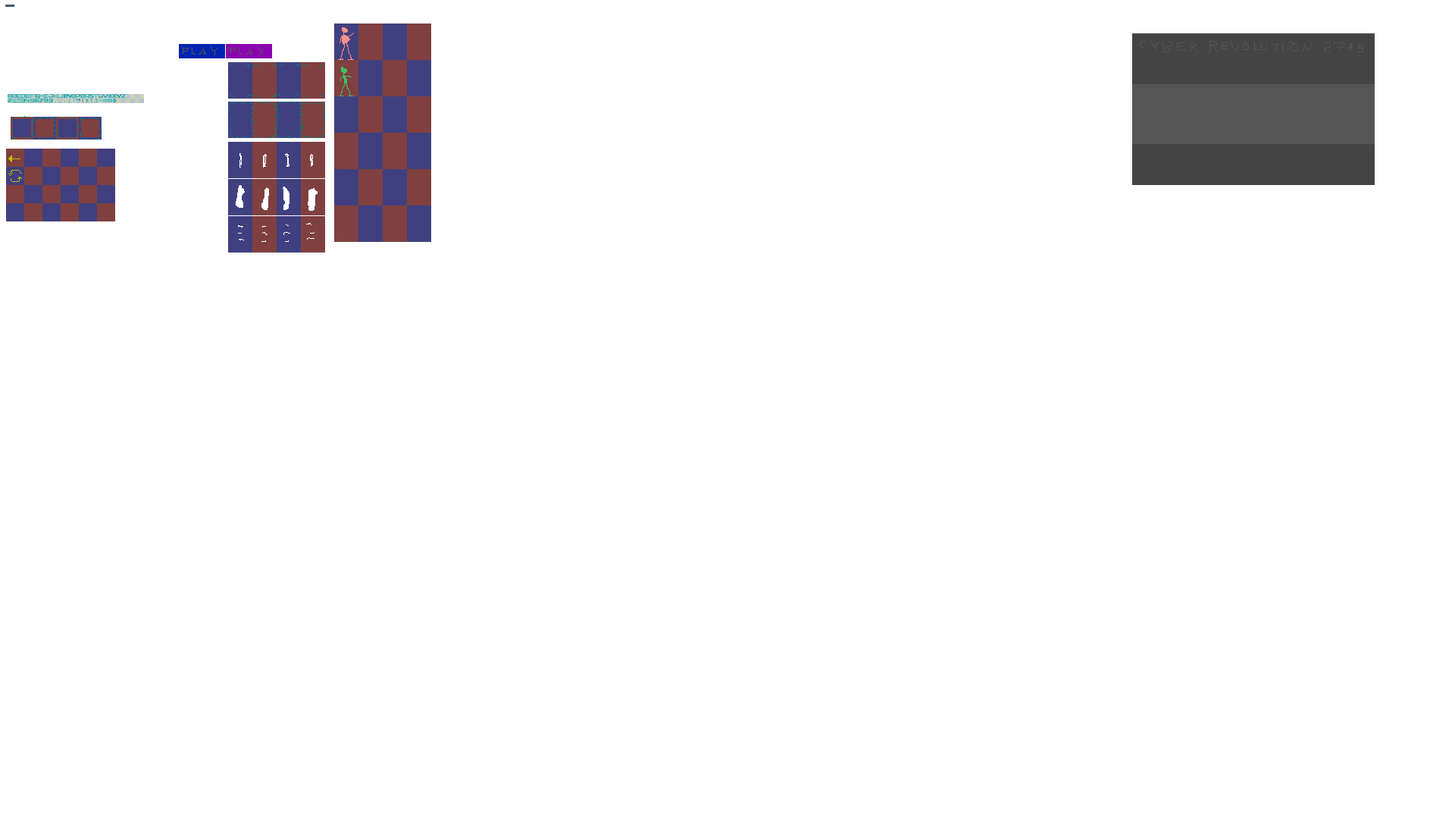
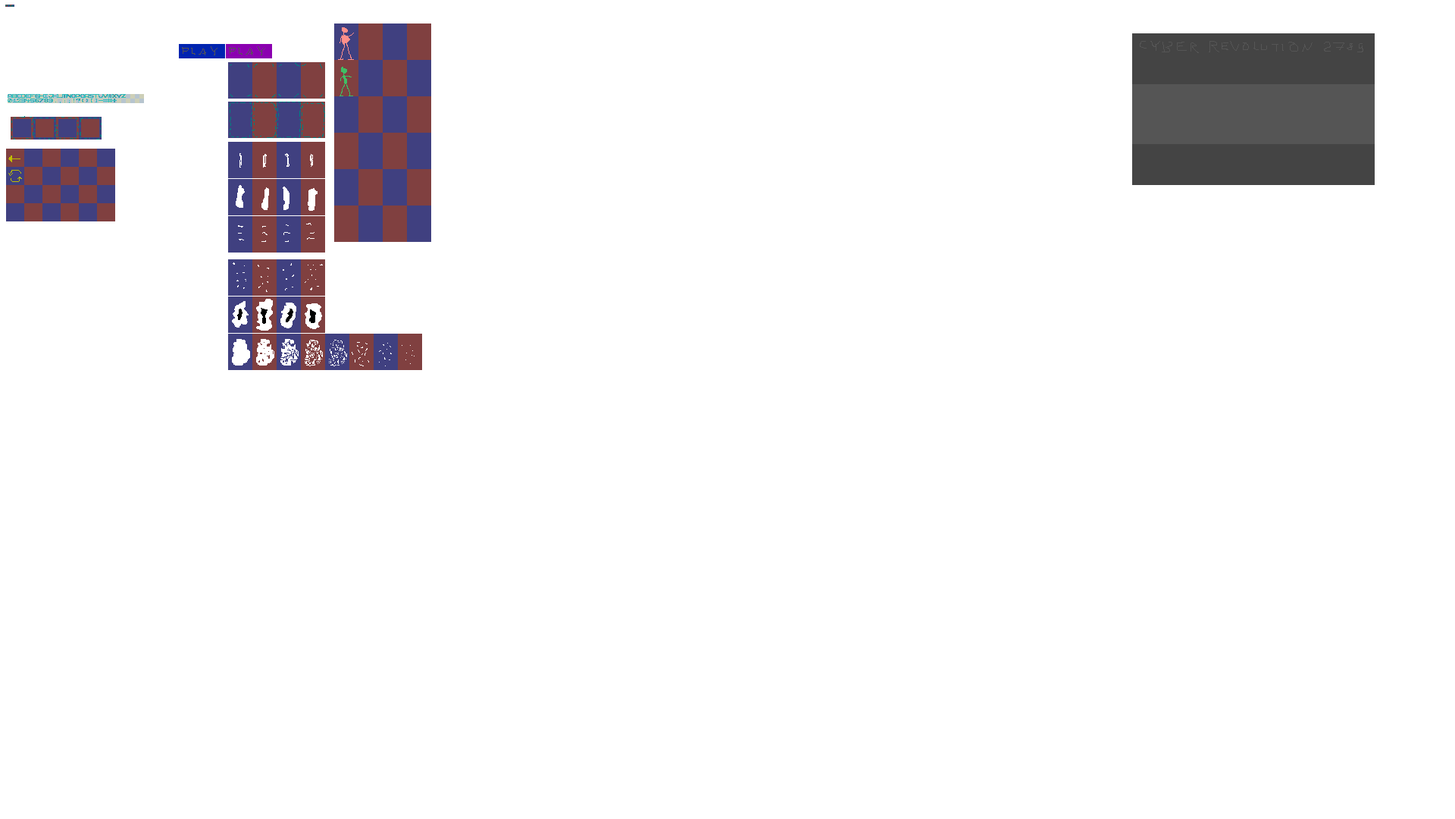
Layered file, before and after one edit (1455x819). Changes by layer:
added layer "death" above "marker" over [231, 262, 415, 367]
painted on "helpers" over [228, 259, 423, 370]
